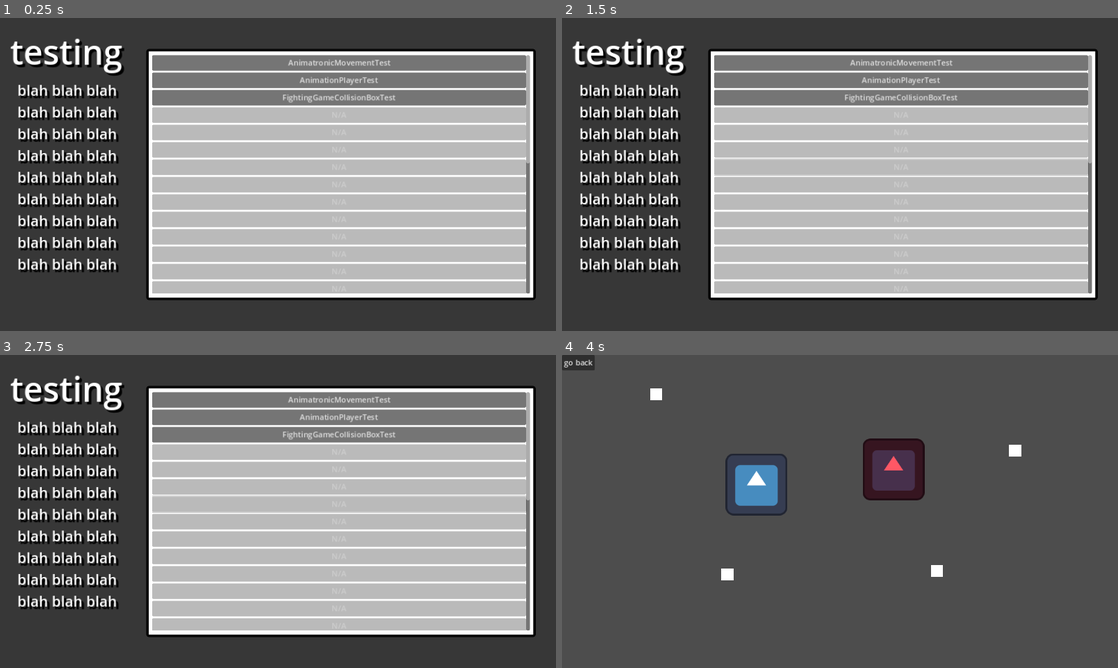
Above: before the commit, frames 1-4 (two rows, left to right).
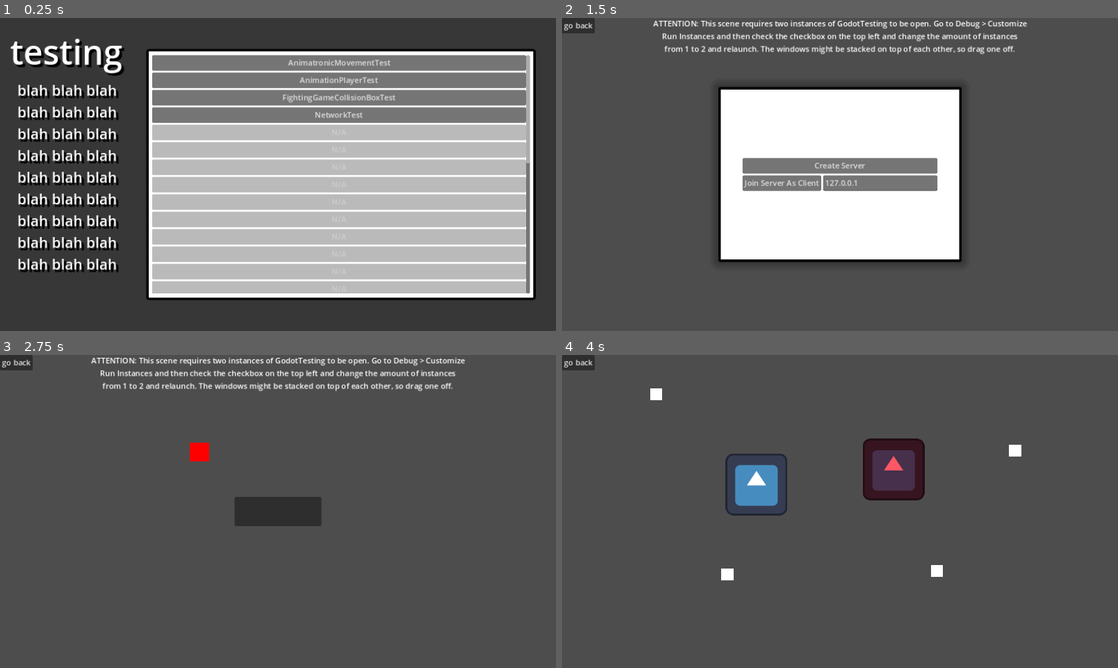
Above: after the commit, the same moments.

Repository: thesillygoober/GodotTesting
Game: Godot game, scene res://MainMenu/main_menu.tscn
The game is run twice, just before and just after one commit, with the same random seed, the same clock (stepped at 60 frames per second) and the same inputs. The engine's default icon, where the game draws it, is replaced by a stand-in: a white triangle on a blue panel in a dark square.
Inputs (mouse positions are in pixels of both pictures, inside the frame that each line leads up to):
- Up to frame 1 (0.25 s): no input
- Up to frame 2 (1.5 s): click (901, 115) at 0.5 s, where only the run after the commit has a clickable "NetworkTest"; click (840, 174) at 1.27 s
- Up to frame 3 (2.75 s): click (278, 502) at 2 s, where only the run after the commit has a clickable "Create Server"
- Up to frame 4 (4 s): click (578, 361) at 2.75 s, where only the run after the commit has a clickable "go back"; click "AnimatronicMovementTest" at 3.5 s

The runs differ from the first frame. In frame 1, 3.4% of the frame differs, in the area x 27-95%, y 28-34%; in frame 2, 63%; in frame 3, 64%, in the area x 0-97%, y 0-91%; in frame 4, nothing differs.

Commit message:
Network Test Complete(?)
Doesn't work over LAN most likely due to router issues, idk other stuff either. Oh wellll

Diff:
--- a/MainMenu/main_menu.gd
+++ b/MainMenu/main_menu.gd
@@ -17,3 +17,7 @@
 func _on_fighting_game_collision_box_test_pressed():
 
 	get_tree().change_scene_to_file("res://FightingGameCollisionBoxTest/fighting_game_collision_box_test.tscn")
+
+func _on_network_test_pressed():
+
+	get_tree().change_scene_to_file("res://NetworkTest/network_test.tscn")
--- a/MainMenu/main_menu.tscn
+++ b/MainMenu/main_menu.tscn
@@ -115,10 +115,10 @@
 theme_override_fonts/font = SubResource("SystemFont_xxxto")
 text = "FightingGameCollisionBoxTest"
 
-[node name="Button3" type="Button" parent="Panel/ScrollContainer/VBoxContainer"]
-layout_mode = 2
-theme_override_fonts/font = SubResource("SystemFont_xxxto")
-text = "N/A"
+[node name="NetworkTest" type="Button" parent="Panel/ScrollContainer/VBoxContainer"]
+layout_mode = 2
+theme_override_fonts/font = SubResource("SystemFont_xxxto")
+text = "NetworkTest"
 
 [node name="Button4" type="Button" parent="Panel/ScrollContainer/VBoxContainer"]
 layout_mode = 2
@@ -258,3 +258,4 @@
 [connection signal="pressed" from="Panel/ScrollContainer/VBoxContainer/AnimatronicMovement" to="." method="_on_animatronic_movement_pressed"]
 [connection signal="pressed" from="Panel/ScrollContainer/VBoxContainer/AnimationPlayerTest" to="." method="_on_animation_player_test_pressed"]
 [connection signal="pressed" from="Panel/ScrollContainer/VBoxContainer/FightingGameCollisionBoxTest" to="." method="_on_fighting_game_collision_box_test_pressed"]
+[connection signal="pressed" from="Panel/ScrollContainer/VBoxContainer/NetworkTest" to="." method="_on_network_test_pressed"]
--- a/NetworkTest/network_test.gd
+++ b/NetworkTest/network_test.gd
@@ -1,4 +1,6 @@
 extends Node2D
+
+@export var status_color: ColorRect
 
 var peer: ENetMultiplayerPeer
 var has_created_server: bool = false
@@ -40,6 +42,8 @@
         print("Server ID: " + str(multiplayer.get_unique_id()))
         print("Is Server: " + str(multiplayer.is_server()))
 
+        create_tween().set_trans(Tween.TRANS_QUAD).tween_property($CanvasLayer/Control/PanelContainer, "position:y", 2000, 1)
+
 func _on_join_server_pressed():
 
     if not has_created_client and not has_created_server:
@@ -51,3 +55,15 @@
         peer = ENetMultiplayerPeer.new()
         peer.create_client(desired_address_target, 1336)
         multiplayer.multiplayer_peer = peer
+
+        create_tween().set_trans(Tween.TRANS_QUAD).tween_property($CanvasLayer/Control/PanelContainer, "position:y", 2000, 1)
+
+func _on_button_pressed():
+
+    _random_rpc_func.rpc()
+
+@rpc("any_peer","call_remote","unreliable",0)
+func _random_rpc_func():
+
+    print("hello my name is " + str(multiplayer.get_unique_id()))
+    $CanvasLayer/Control/ColorRect.color = Color.LIGHT_SEA_GREEN
--- a/NetworkTest/network_test.tscn
+++ b/NetworkTest/network_test.tscn
@@ -1,6 +1,7 @@
-[gd_scene load_steps=3 format=3 uid="uid://ch6ymehg8qsnk"]
+[gd_scene load_steps=4 format=3 uid="uid://ch6ymehg8qsnk"]
 
 [ext_resource type="Script" path="res://NetworkTest/network_test.gd" id="1_3u8km"]
+[ext_resource type="Script" path="res://back_to_menu.gd" id="2_0cqr5"]
 
 [sub_resource type="StyleBoxFlat" id="StyleBoxFlat_thdok"]
 content_margin_left = 50.0
@@ -18,8 +19,9 @@
 shadow_color = Color(0, 0, 0, 0.305882)
 shadow_size = 20
 
-[node name="NetworkTest" type="Node2D"]
+[node name="NetworkTest" type="Node2D" node_paths=PackedStringArray("status_color")]
 script = ExtResource("1_3u8km")
+status_color = NodePath("CanvasLayer/Control/ColorRect")
 
 [node name="CanvasLayer" type="CanvasLayer" parent="."]
 
@@ -30,6 +32,28 @@
 anchor_bottom = 1.0
 grow_horizontal = 2
 grow_vertical = 2
+
+[node name="Button" type="Button" parent="CanvasLayer/Control"]
+layout_mode = 1
+anchors_preset = 8
+anchor_left = 0.5
+anchor_top = 0.5
+anchor_right = 0.5
+anchor_bottom = 0.5
+offset_left = -90.0
+offset_top = -30.0
+offset_right = 90.0
+offset_bottom = 30.0
+grow_horizontal = 2
+grow_vertical = 2
+
+[node name="ColorRect" type="ColorRect" parent="CanvasLayer/Control"]
+layout_mode = 0
+offset_left = 393.0
+offset_top = 181.0
+offset_right = 433.0
+offset_bottom = 221.0
+color = Color(1, 0, 0, 1)
 
 [node name="PanelContainer" type="PanelContainer" parent="CanvasLayer/Control"]
 layout_mode = 1
@@ -68,5 +92,26 @@
 text = "127.0.0.1"
 placeholder_text = "IP"
 
+[node name="Label" type="Label" parent="CanvasLayer/Control"]
+layout_mode = 1
+anchors_preset = 5
+anchor_left = 0.5
+anchor_right = 0.5
+offset_left = -390.0
+offset_right = 390.0
+offset_bottom = 75.0
+grow_horizontal = 2
+text = "ATTENTION: This scene requires two instances of GodotTesting to be open. Go to Debug > Customize Run Instances and then check the checkbox on the top left and change the amount of instances from 1 to 2 and relaunch. The windows might be stacked on top of each other, so drag one off."
+horizontal_alignment = 1
+autowrap_mode = 2
+
+[node name="Button2" type="Button" parent="CanvasLayer/Control"]
+layout_mode = 1
+offset_right = 8.0
+offset_bottom = 8.0
+text = "go back"
+script = ExtResource("2_0cqr5")
+
+[connection signal="pressed" from="CanvasLayer/Control/Button" to="." method="_on_button_pressed"]
 [connection signal="pressed" from="CanvasLayer/Control/PanelContainer/VBoxContainer/CreateServer" to="." method="_on_create_server_pressed"]
 [connection signal="pressed" from="CanvasLayer/Control/PanelContainer/VBoxContainer/HBoxContainer/JoinServer" to="." method="_on_join_server_pressed"]
